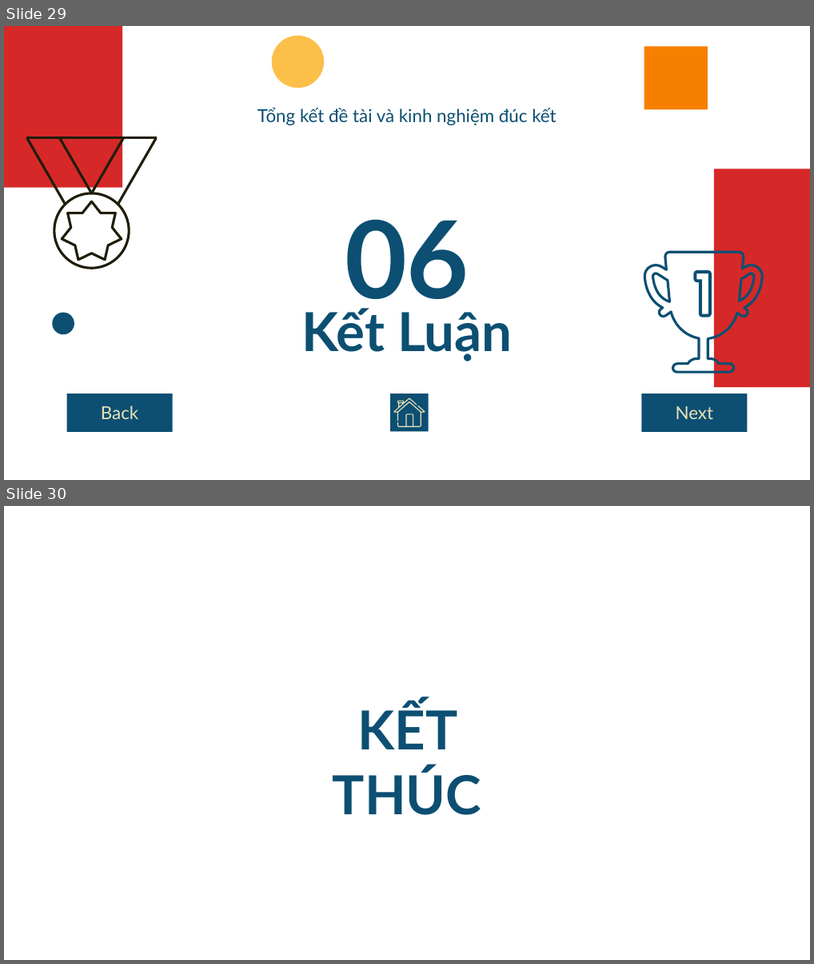
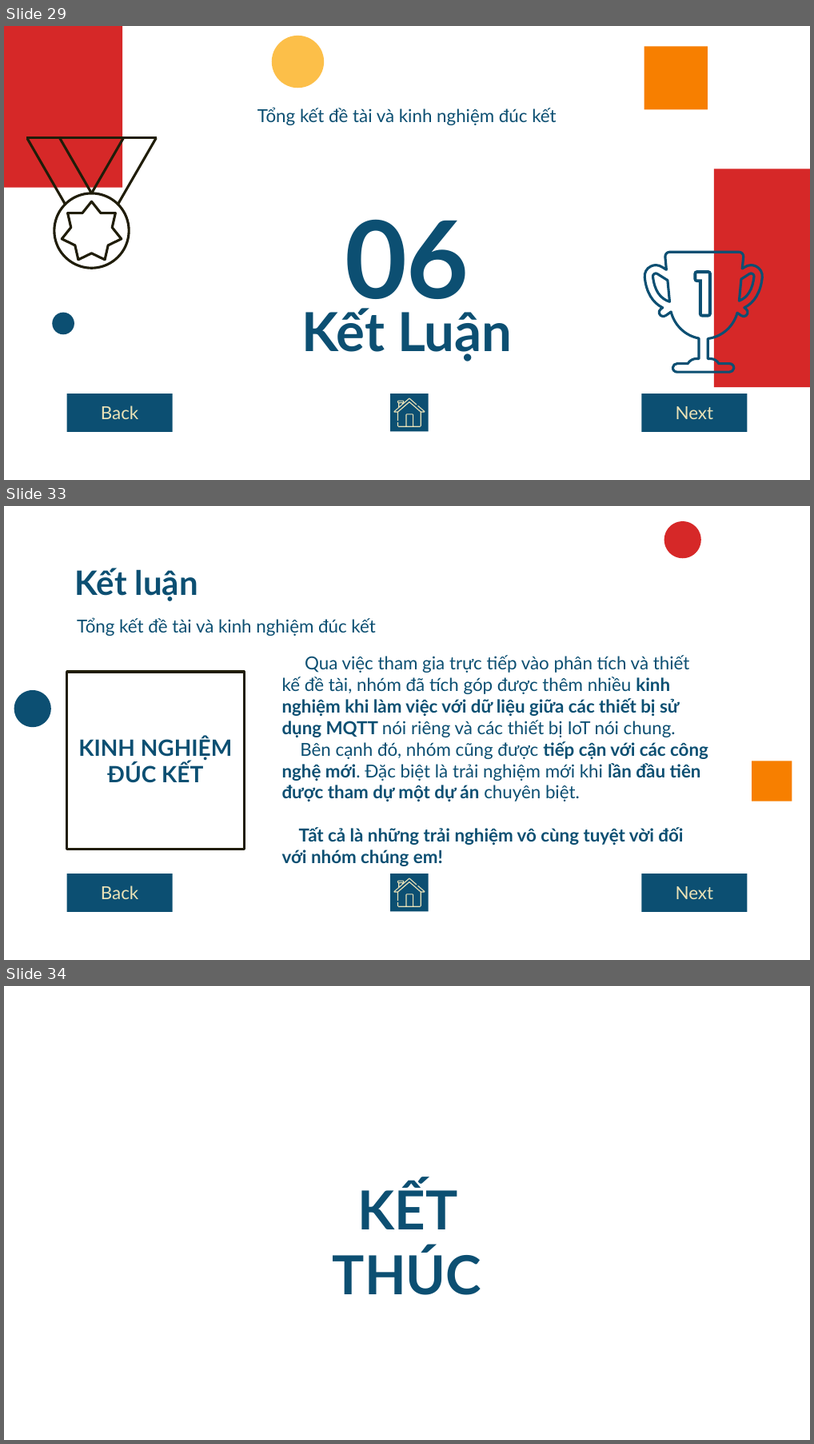
Before and after one commit to npackr/for-mqtt-dashboard, a slide deck: document/presentation.pptx. Shown one above the other, each under a label of ours: slides 29 and 30 before the commit, slides 29, 33 and 34 after it; the slides between them are not shown. The pictures are 814x964 and 814x1444 pixels, drawn with LibreOffice and Linux fonts; fonts in the diff are those of the drawing. Boxes give left, top, right and bottom in pixels: in the first picture for what was removed or moved away, otherwise in the second. Text is boxed around its words. In the diff, an @@ line names an element or a change of style, - is before the commit and + after.

```diff
--- a/document/presentation.pptx
+++ b/document/presentation.pptx
@@ slide 33 added at [4,506,810,960], background #FFFFFF @@
@@ ellipse added at [665,521,702,559], fill #D62828 @@
@@ title added at [75,568,198,601], 30 pt, text #0C4F72, bold @@
+Kết luận
@@ text added at [77,617,375,636], 16 pt, text #0C4F72 @@
+Tổng kết đề tài và kinh nghiệm đúc kết
@@ rectangle added at [67,672,244,848], outline #201D09 2.25 pt, 20 pt, text #0C4F72, bold @@
+KINH NGHIỆM ĐÚC KẾT
@@ text added at [282,655,709,866], 16 pt, text #0C4F72 @@
+Qua việc tham gia trực tiếp vào phân tích và thiết kế đề tài, nhóm đã tích góp được thêm nhiều kinh nghiệm khi làm việc với dữ liệu giữa các thiết bị sử dụng MQTT nói riêng và các thiết bị IoT nói chung.
+Bên cạnh đó, nhóm cũng được tiếp cận với các công nghệ mới. Đặc biệt là trải nghiệm mới khi lần đầu tiên được tham dự một dự án chuyên biệt.
+Tất cả là những trải nghiệm vô cùng tuyệt vời đối với nhóm chúng em!
@@ ellipse added at [14,690,51,727], fill #0C4F72 @@
@@ rectangle added at [752,761,793,801], fill #F77F00 @@
@@ rectangle added at [67,873,173,911], fill #0C4F72, 16 pt, text #EAE2B7 @@
+Back
@@ rectangle added at [390,873,428,911], fill #0C4F72 @@
@@ freeform shape added at [394,878,425,907], fill #EAE2B7 @@
@@ rectangle added at [642,873,747,911], fill #0C4F72, 16 pt, text #EAE2B7 @@
+Next
@@ what was slide 30 is now slide 34 @@
```
Also in this commit, not shown: 1 slide changed, 3 other slides added.
